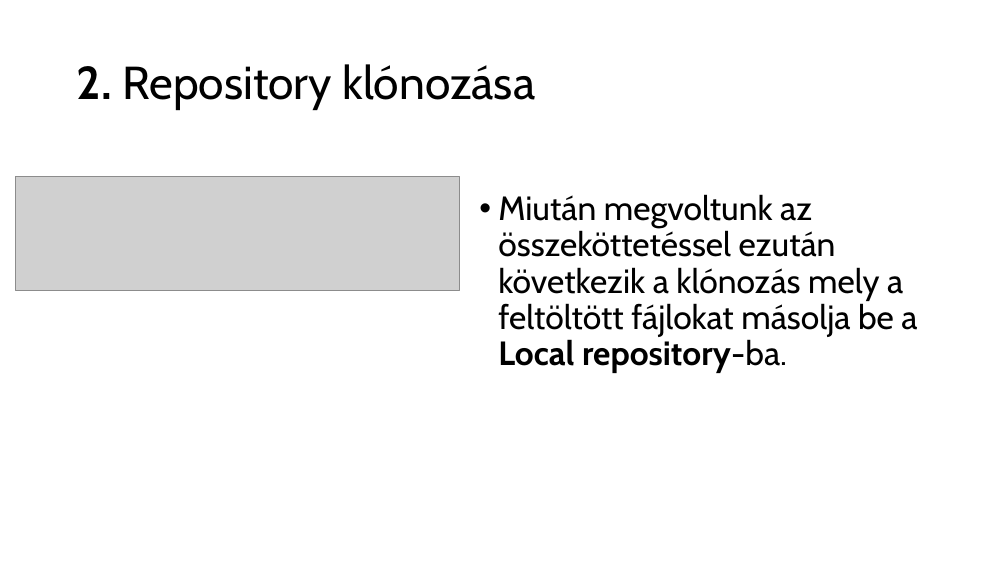
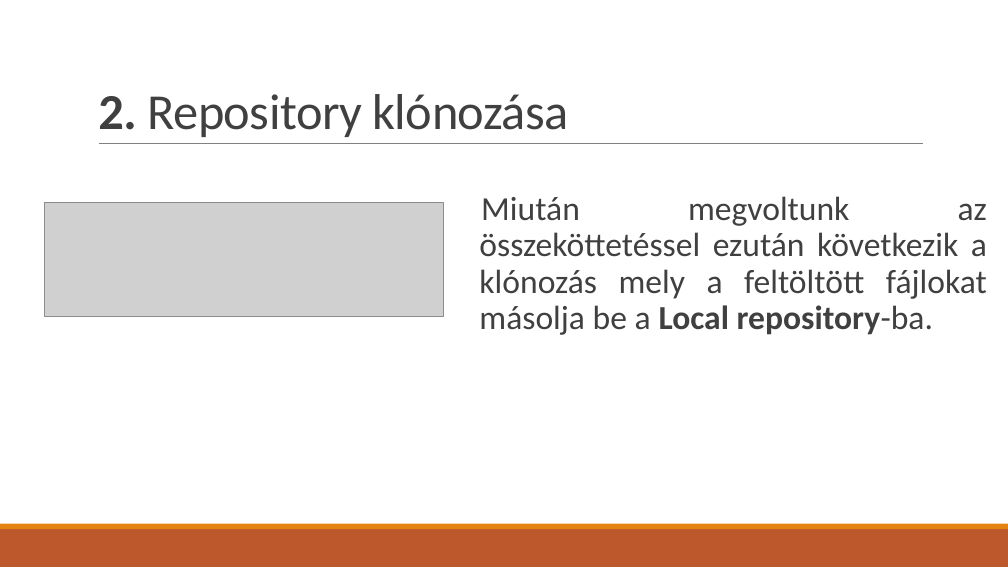
Before and after one commit to BognarBalint/Ikt_Projektmunka_2024-2025_Bogn-r_Roli_Kimi, a slide deck: slide 5 of Git_használat.pptx. Drawn at 1008x567 pixels with LibreOffice and Linux fonts; fonts in the diff are those of the drawing; grey boxes stand for pictures. Boxes give left, top, right and bottom in pixels: in the first picture for what was removed or moved away, otherwise in the second. Text is boxed around its words. In the diff, an @@ line names an element or a change of style, - is before the commit and + after.

```diff
--- a/Git_használat.pptx
+++ b/Git_használat.pptx
@@ title "2. Repository klónozása": place and size @@
-title "2. Repository klónozása" at (77,64,535,110)
+title "2. Repository klónozása" at (98,94,569,137)
@@ title "2. Repository klónozása" at (98,94,569,137): size 44 to 48 pt, font Cabin to Calibri, text colour #000000 to #404040, letter spacing 0 to -0.5 pt; line spacing 0.9 to 0.85; vertical alignment middle to bottom @@
@@ line added from (99, 144) to (923, 144), #808080 0.5 pt @@
@@ picture: place and size @@
-picture at (15,177,459,290)
+picture at (45,203,443,316)
@@ text "Miután megvoltunk az összeköttetéssel ezután ..." at (479,196,987,335): font Cabin to Calibri, text colour #000000 to #404040; alignment left to justified; bullet • to  ; more space between paragraphs @@
@@ rectangle added at (0,529,1008,567), fill #BD582C @@
@@ rectangle added at (0,524,1008,529), fill #E48312 @@
```
Also in this commit, not shown: 10 other slides changed.
